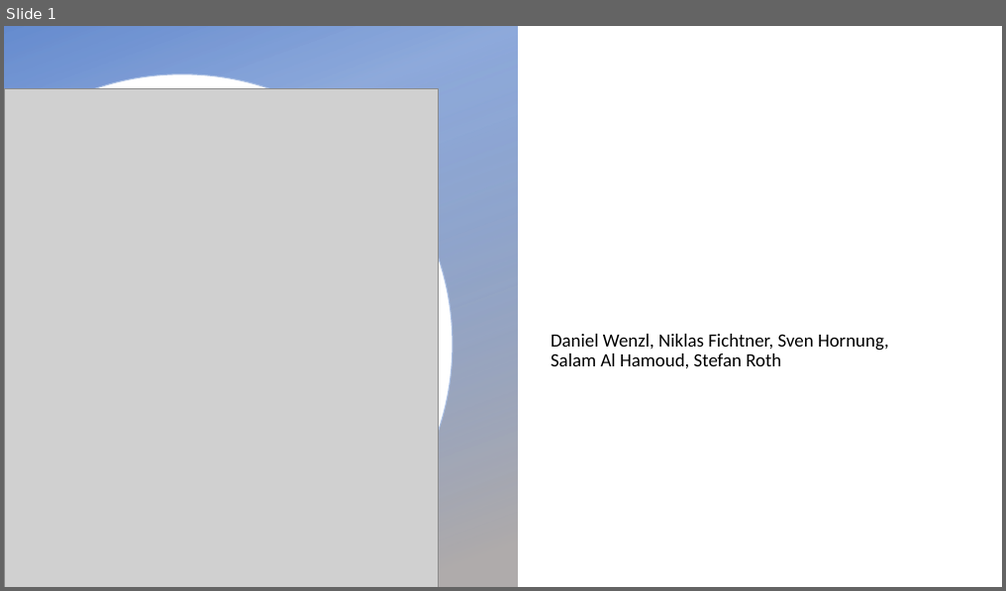
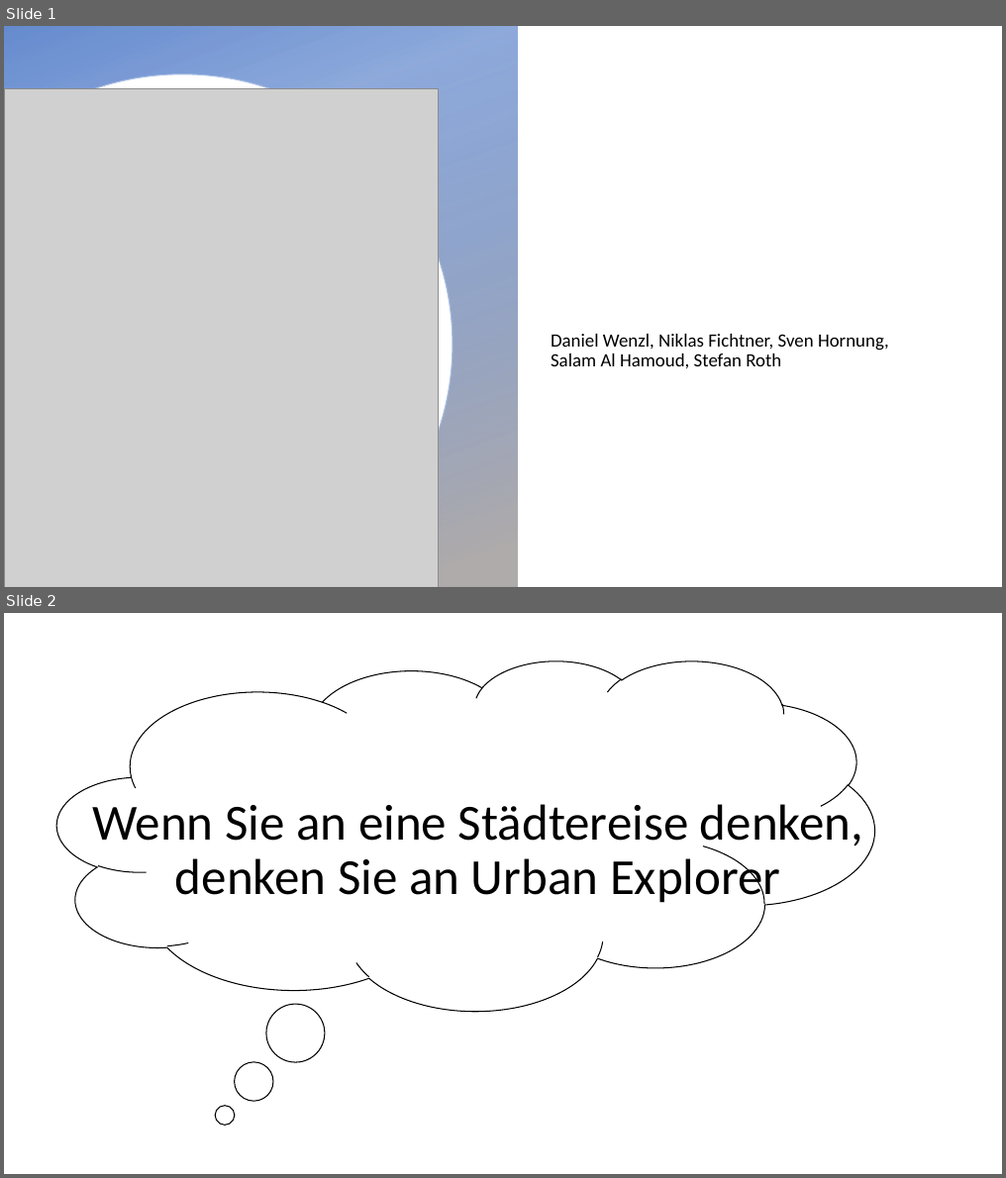
Before and after one commit to MeisterDanDan/Urban-Explorer, a slide deck: 05)Praesentationen/Status 2..pptx. Shown one above the other, each under a label of ours: slide 1 before the commit, slides 1 and 2 after it. The pictures are 1006x591 and 1006x1178 pixels, drawn with LibreOffice and Linux fonts; fonts in the diff are those of the drawing; grey boxes stand for pictures; background and template pictures are left out. Boxes give left, top, right and bottom in pixels: in the first picture for what was removed or moved away, otherwise in the second. Text is boxed around its words. In the diff, an @@ line names an element or a change of style, - is before the commit and + after.

```diff
--- a/05)Praesentationen/Status 2..pptx
+++ b/05)Praesentationen/Status 2..pptx
@@ slide 2 added at bbox=[4, 613, 1002, 1174], background #FFFFFF @@
@@ thought cloud added at bbox=[57, 661, 874, 1011], fill #FFFFFF, outline #000000 1 pt @@
@@ title added at bbox=[92, 798, 863, 906], 48.6 pt, text #000000 @@
+Wenn Sie an eine Städtereise denken,
+denken Sie an Urban Explorer
```
Also in this commit, not shown: 3 slides changed, 1 other slide added, 1 slide removed, 7 other files.
